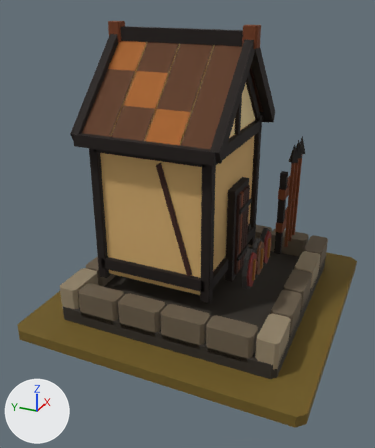
Renders of the glTF model art/armory_t1/armory_t1.glb from each side of a commit.
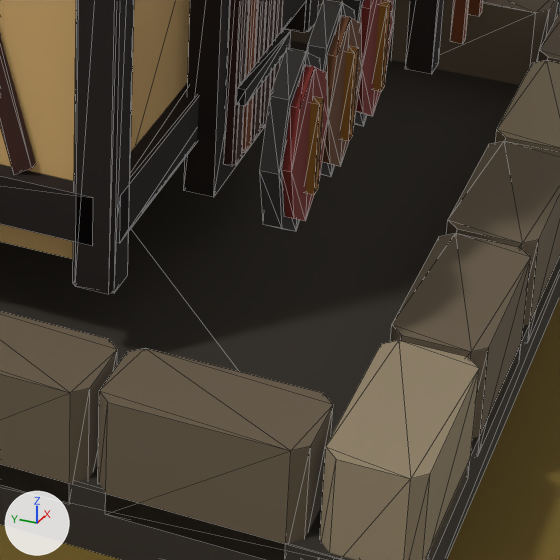
There are two pictures of each version: one whole from a 50 mm lens placed at (-2.066, -0.836, 1.424), pointed at (-0.116, 0.042, 0.449), one close up on the part from 49% to 82% of the width and 53% to 81% of the height. Every picture has the same lights, and +X, +Y and +Z are marked at lower left. The first two pictures are the older version. The close-ups show mesh edges as thin lines.

Objects in the first close-up: 'MMR | armory | T01 Architecture.001', 'MMR | armory | Tier 01 Ground.001'.
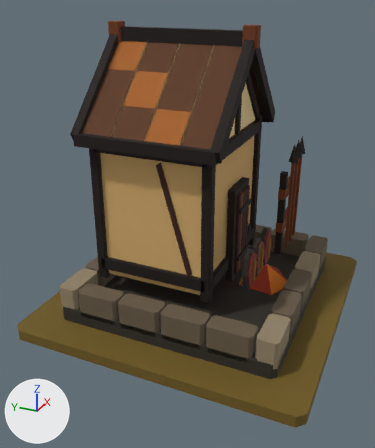
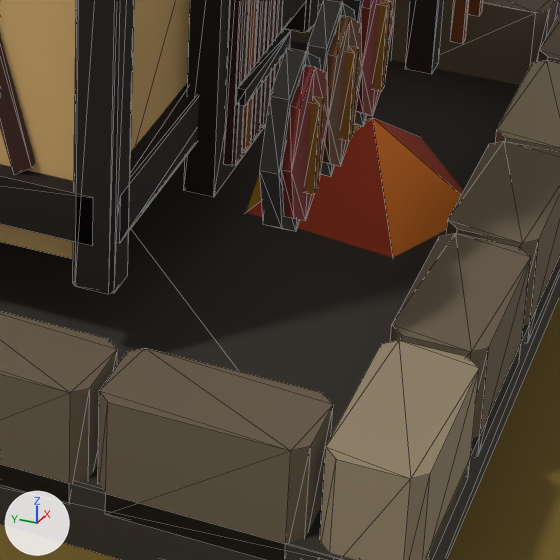
Edits to the scene script, one JSON object a line:
```json
{"op": "add", "block": "me_mmr___armory___t01_autumn_dressing_001", "code": ["me_mmr___armory___t01_autumn_dressing_001 = bpy.data.meshes.new('MMR | armory | T01 Autumn Dressing.001')", "me_mmr___armory___t01_autumn_dressing_001.from_pydata(...)  # 6 vertices, 5 faces; spans x -0.025..0.246, y -0.41..-0.143, z 0.062..0.162", "me_mmr___armory___t01_autumn_dressing_001.materials.append(mat_mmr___shared_palette_atlas)  # picture img_mmr_shared_color_palette_64"]}
{"op": "add", "block": "ob_mmr___armory___t01_autumn_dressing_001", "code": ["ob_mmr___armory___t01_autumn_dressing_001 = bpy.data.objects.new('MMR | armory | T01 Autumn Dressing.001', me_mmr___armory___t01_autumn_dressing_001)", "ob_mmr___armory___t01_autumn_dressing_001.location = (0.0, 0.0, 0.05)"]}
```

Where the change shows, as pixel boxes (x1, y1, x2, y2) in the close-ups (560 x 560 px):
```json
{"object": "MMR | armory | T01 Autumn Dressing.001", "change": "added", "after": [246, 118, 463, 257], "on screen": "red"}
```
